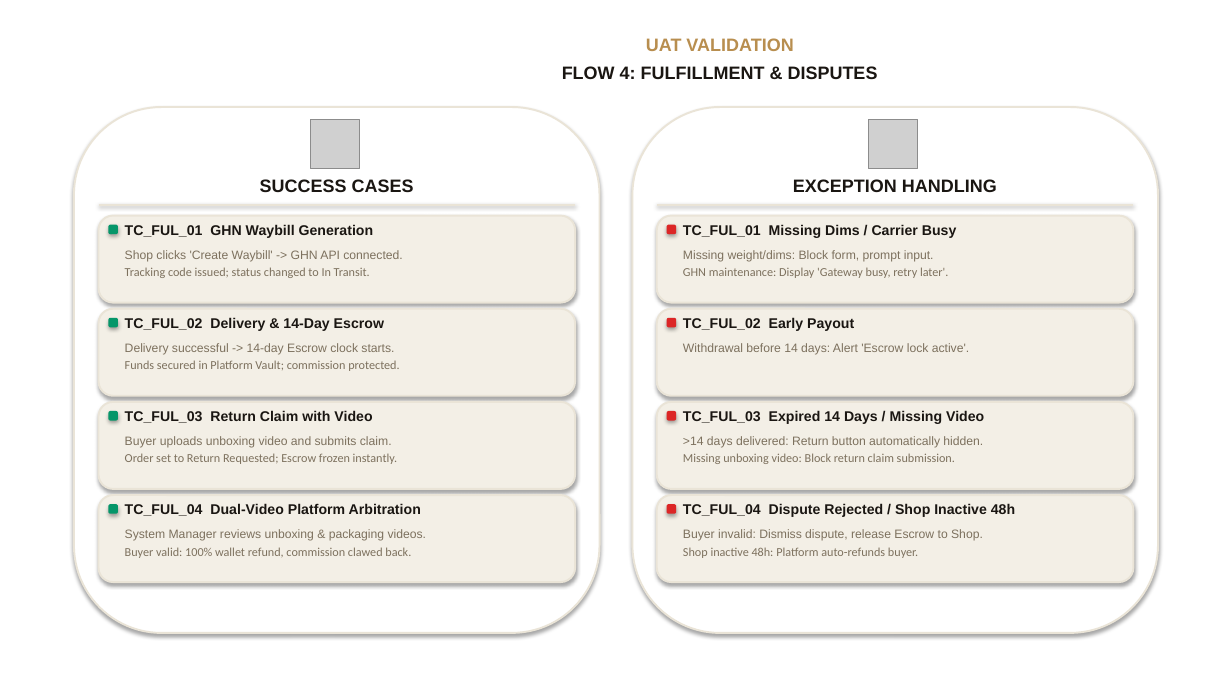
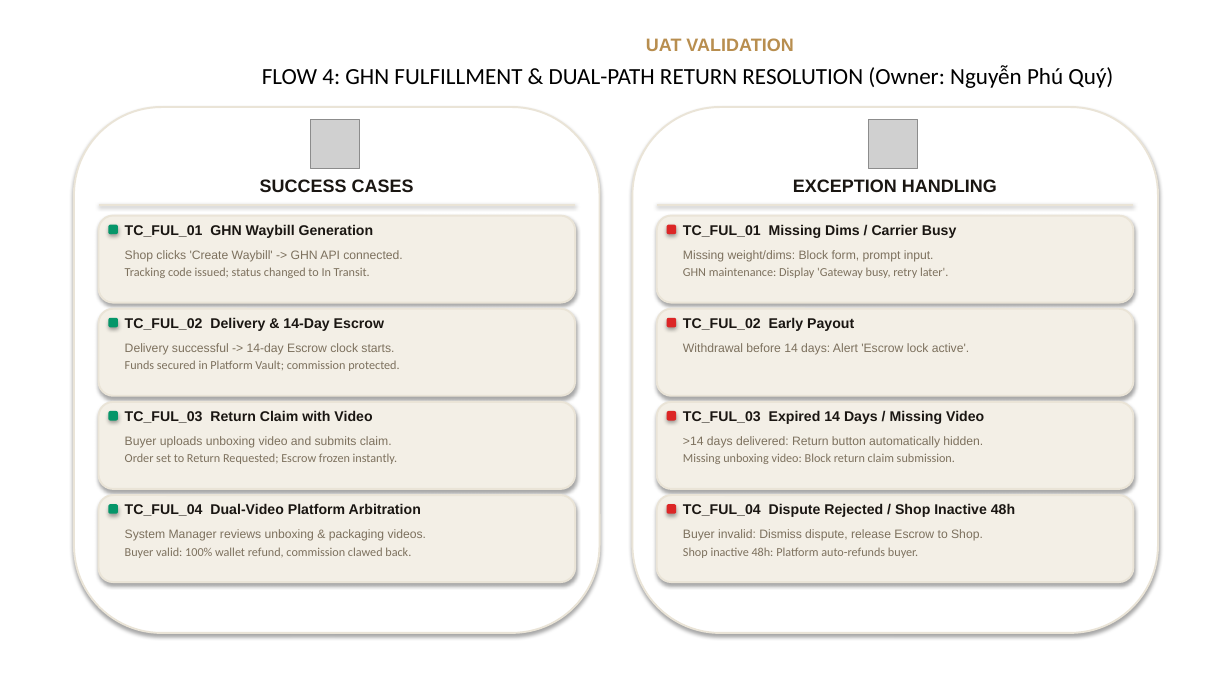
Before and after one commit to thang-nt25/SCANMS-project-capstone-fall26, a slide deck: slide 13 of docs/review 2/FA26SE032_R2_Slide.pptx. Drawn at 1232x693 pixels with LibreOffice and Linux fonts; fonts in the diff are those of the drawing; grey boxes stand for pictures; background and template pictures are left out. Boxes give left, top, right and bottom in pixels: in the first picture for what was removed or moved away, otherwise in the second. Text is boxed around its words. In the diff, an @@ line names an element or a change of style, - is before the commit and + after.

```diff
--- a/docs/review 2/FA26SE032_R2_Slide.pptx
+++ b/docs/review 2/FA26SE032_R2_Slide.pptx
@@ text at (x1=262, y1=65, x2=1113, y2=88): text changed; size 14 to 18 pt; font Arial to Calibri; text colour #1A1612 to #000000; bold off @@
-FLOW 4: FULFILLMENT & DISPUTES
+FLOW 4: GHN FULFILLMENT & DUAL-PATH RETURN RESOLUTION (Owner: Nguyễn Phú Quý)
```
Also in this commit, not shown: 10 other slides changed, 26 other files.
